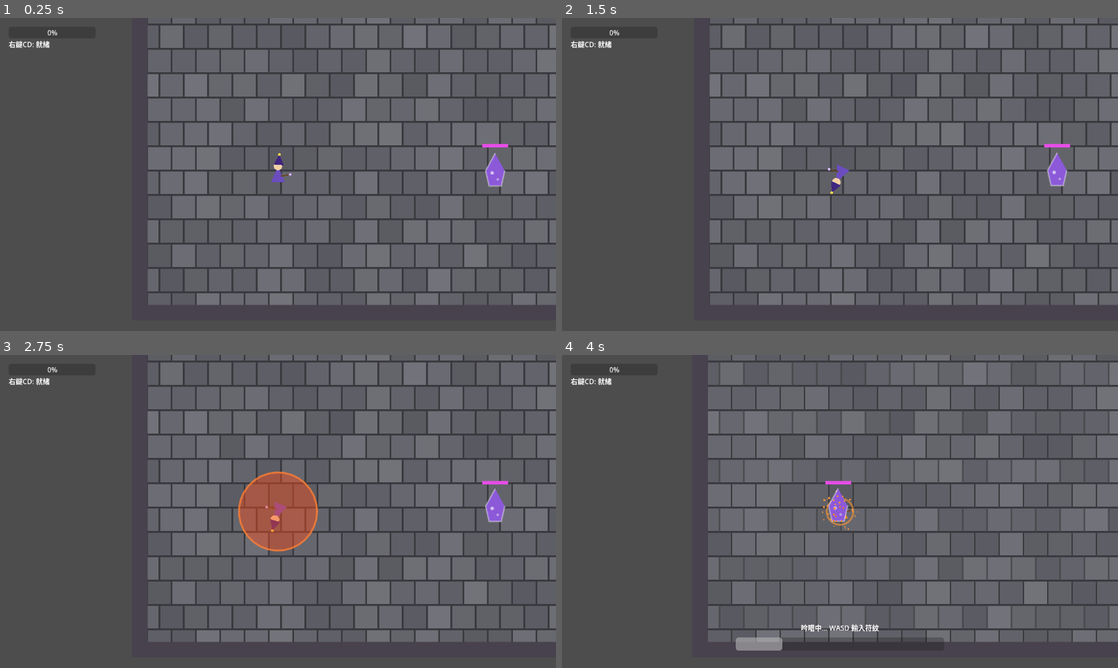
Above: before the commit, frames 1-4 (two rows, left to right).
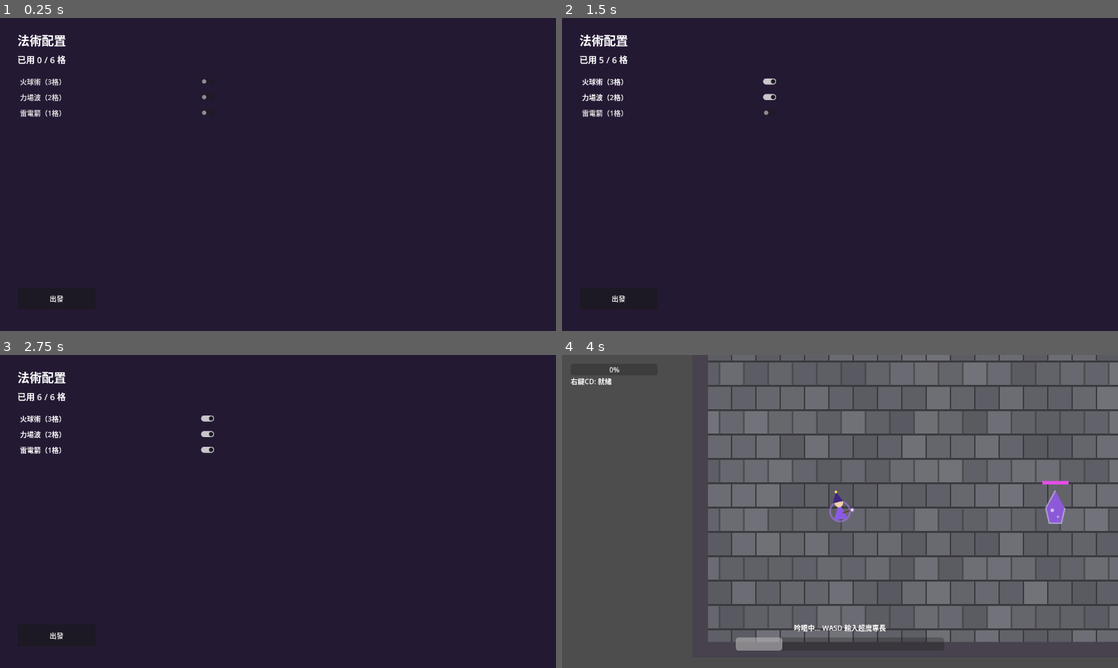
Above: after the commit, the same moments.

Repository: imo-ininder/spellcraft-poc
Game: Godot game, scene res://scenes/Lobby.tscn
Same seed, same stepped clock (60 frames per second), same inputs: the game is played once before the commit and once after it. Before the commit the project starts from res://scenes/Main.tscn.
Inputs (mouse positions are in pixels of both pictures, inside the frame that each line leads up to):
- Up to frame 1 (0.25 s): no input
- Up to frame 2 (1.5 s): click (678, 80) at 0.5 s, where only the run after the commit has a clickable "火球術（3格）"; click (678, 96) at 1.25 s, where only the run after the commit has a clickable "力場波（2格）"
- Up to frame 3 (2.75 s): click (116, 448) at 2 s, where only the run after the commit has a clickable "雷電箭（1格）"
- Up to frame 4 (4 s): click (617, 636) at 2.75 s, where only the run after the commit has a clickable "出發"; tap Enter at 3.5 s; move the mouse to (962, 495) at 3.52 s; press the mouse at (962, 495) at 3.53 s; hold D (move_right) from 3.53 s (still down); tap Space at 3.77 s

The runs differ from the first frame. In frame 1, 100% of the frame differs, in the area x 0-100%, y 0-100%; in frame 2, 100%; in frame 3, 100%; in frame 4, 1.0%.

Commit message:
Rename runes to Arcane Feats, add fixed 6-slot spell loadout + Lobby
- Rename rune system to "Arcane Feats": innate passive abilities any
  equipped spell can benefit from, not something bound to a specific
  spell. RUNE_COMBOS -> ARCANE_FEATS, rune_added -> feat_added, UI
  text and node names updated to match.
- Add Spell.slot_cost and a fixed 6-slot loadout budget (Fireball=3,
  ForceWave=2, LightningBolt=1 — exactly fills 6).
- Add GameState autoload: spell catalog, equipped_spells shared across
  scenes, falls back to the full catalog when empty so Main.tscn still
  works standalone without going through the Lobby first.
- Add Lobby scene: checkbox list per spell, over-budget selections are
  rejected immediately with a red flash instead of allowing an
  over-budget state. "Depart" writes GameState and loads Main.tscn.
- Player.gd now reads equipped_spells from GameState instead of a
  hardcoded 3-spell preload array; spell wheel's angle math already
  supported arbitrary slot counts, verified for N=6 with a throwaway
  headless script.
- project.godot main scene now points to Lobby.tscn.
- Update DESIGN.md/DEMO_GOALS.md/CLAUDE.md to reflect the rename and
  the "configure spells, not feats" scope correction.

Diff:
--- a/project.godot
+++ b/project.godot
@@ -11,7 +11,7 @@
 [application]
 
 config/name="Spellcraft PoC"
-run/main_scene="res://scenes/Main.tscn"
+run/main_scene="res://scenes/Lobby.tscn"
 config/features=PackedStringArray("4.6", "GL Compatibility")
 
 [display]
@@ -52,6 +52,10 @@
 ]
 }
 
+[autoload]
+
+GameState="*res://scripts/state/GameState.gd"
+
 [rendering]
 
 renderer/rendering_method="gl_compatibility"
--- a/resources/spells/Fireball.tres
+++ b/resources/spells/Fireball.tres
@@ -21,5 +21,6 @@
 display_name = "火球術"
 cast_time = 2.0
 max_range = 500.0
+slot_cost = 3
 delivery = SubResource("Resource_delivery")
 base_effects = Array[ExtResource("4_spelleffect")]([SubResource("Resource_damage")])
--- a/resources/spells/ForceWave.tres
+++ b/resources/spells/ForceWave.tres
@@ -22,5 +22,6 @@
 display_name = "力場波"
 cast_time = 1.2
 max_range = 140.0
+slot_cost = 2
 delivery = SubResource("Resource_delivery")
 base_effects = Array[ExtResource("4_spelleffect")]([SubResource("Resource_damage")])
--- a/resources/spells/LightningBolt.tres
+++ b/resources/spells/LightningBolt.tres
@@ -29,5 +29,6 @@
 display_name = "雷電箭"
 cast_time = 1.5
 max_range = 1800.0
+slot_cost = 1
 delivery = SubResource("Resource_delivery")
 base_effects = Array[ExtResource("6_spelleffect")]([SubResource("Resource_damage")])
--- /dev/null
+++ b/scenes/Lobby.tscn
@@ -0,0 +1,42 @@
+[gd_scene load_steps=2 format=3]
+
+[ext_resource type="Script" path="res://scripts/Lobby.gd" id="1"]
+
+[node name="Lobby" type="Node2D"]
+script = ExtResource("1")
+
+[node name="Background" type="ColorRect" parent="."]
+offset_right = 1280.0
+offset_bottom = 720.0
+color = Color(0.14, 0.1, 0.2, 1)
+
+[node name="UI" type="CanvasLayer" parent="."]
+
+[node name="TitleLabel" type="Label" parent="UI"]
+offset_left = 40.0
+offset_top = 30.0
+offset_right = 500.0
+offset_bottom = 70.0
+theme_override_font_sizes/font_size = 28
+text = "法術配置"
+
+[node name="SlotLabel" type="Label" parent="UI"]
+offset_left = 40.0
+offset_top = 80.0
+offset_right = 400.0
+offset_bottom = 110.0
+theme_override_font_sizes/font_size = 20
+text = "已用 0 / 6 格"
+
+[node name="SpellList" type="VBoxContainer" parent="UI"]
+offset_left = 40.0
+offset_top = 130.0
+offset_right = 500.0
+offset_bottom = 500.0
+
+[node name="DepartButton" type="Button" parent="UI"]
+offset_left = 40.0
+offset_top = 620.0
+offset_right = 220.0
+offset_bottom = 670.0
+text = "出發"
--- a/scenes/Main.tscn
+++ b/scenes/Main.tscn
@@ -60,7 +60,7 @@
 offset_bottom = 680.0
 show_percentage = false
 
-[node name="RuneContainer" type="HBoxContainer" parent="UI"]
+[node name="FeatContainer" type="HBoxContainer" parent="UI"]
 offset_left = 400.0
 offset_top = 685.0
 offset_right = 880.0
--- /dev/null
+++ b/scripts/Lobby.gd
@@ -0,0 +1,60 @@
+extends Node2D
+
+## 大廳：玩家在固定 GameState.TOTAL_SLOTS 格預算內勾選要帶上戰場的法術（DEMO_GOALS.md §2.5、§7.2）。
+## 超過預算時不是「允許但不能出發」，是直接不給勾——按下的瞬間立刻反紅閃一下再彈回未勾選狀態。
+
+@onready var slot_label: Label = $UI/SlotLabel
+@onready var spell_list: VBoxContainer = $UI/SpellList
+@onready var depart_button: Button = $UI/DepartButton
+
+var selected: Array[Spell] = []
+var buttons_by_spell: Dictionary = {}
+
+func _ready() -> void:
+	# 重新進大廳時沿用上次配置，而不是每次都清空重選
+	selected = GameState.equipped_spells.duplicate()
+	for spell in GameState.get_catalog():
+		_add_spell_row(spell)
+	depart_button.pressed.connect(_on_depart_pressed)
+	_update_slot_label()
+
+func _used_slots() -> int:
+	var total := 0
+	for spell in selected:
+		total += spell.slot_cost
+	return total
+
+func _add_spell_row(spell: Spell) -> void:
+	var button := CheckButton.new()
+	button.text = "%s（%d格）" % [spell.display_name, spell.slot_cost]
+	button.button_pressed = spell in selected
+	button.toggled.connect(_on_spell_toggled.bind(spell, button))
+	spell_list.add_child(button)
+	buttons_by_spell[spell] = button
+
+func _on_spell_toggled(pressed: bool, spell: Spell, button: CheckButton) -> void:
+	if pressed:
+		if _used_slots() + spell.slot_cost > GameState.TOTAL_SLOTS:
+			# 格數不夠：拒絕這次勾選，反紅閃一下再彈回未勾選
+			button.set_pressed_no_signal(false)
+			_flash_reject(button)
+			return
+		selected.append(spell)
+	else:
+		selected.erase(spell)
+	_update_slot_label()
+
+func _flash_reject(button: CheckButton) -> void:
+	var base_color := button.modulate
+	button.modulate = Color(1.0, 0.35, 0.35)
+	var tween := create_tween()
+	tween.tween_property(button, "modulate", base_color, 0.35)
+
+func _update_slot_label() -> void:
+	var used := _used_slots()
+	slot_label.text = "已用 %d / %d 格" % [used, GameState.TOTAL_SLOTS]
+	slot_label.modulate = Color(1, 0.4, 0.4) if used > GameState.TOTAL_SLOTS else Color(1, 1, 1)
+
+func _on_depart_pressed() -> void:
+	GameState.equipped_spells = selected.duplicate()
+	get_tree().change_scene_to_file("res://scenes/Main.tscn")
--- a/scripts/Main.gd
+++ b/scripts/Main.gd
@@ -2,7 +2,7 @@
 
 @onready var player := $Player
 @onready var cast_bar: ProgressBar = $UI/CastBar
-@onready var rune_container: HBoxContainer = $UI/RuneContainer
+@onready var feat_container: HBoxContainer = $UI/FeatContainer
 @onready var combo_label: Label = $UI/ComboLabel
 @onready var cd_bar: ProgressBar = $UI/CDBar
 @onready var cd_label: Label = $UI/CDLabel
@@ -12,7 +12,7 @@
 	player.cast_started.connect(_on_cast_started)
 	player.cast_progress.connect(_on_cast_progress)
 	player.cast_ended.connect(_on_cast_ended)
-	player.rune_added.connect(_on_rune_added)
+	player.feat_added.connect(_on_feat_added)
 	player.combo_failed.connect(_on_combo_failed)
 	player.rightclick_cd_updated.connect(_on_cd_updated)
 	player.spell_wheel_opened.connect(_on_wheel_opened)
@@ -34,9 +34,9 @@
 func _on_cast_started() -> void:
 	cast_bar.visible = true
 	cast_bar.value = 0
-	for child in rune_container.get_children():
+	for child in feat_container.get_children():
 		child.queue_free()
-	combo_label.text = "吟唱中... WASD 輸入符紋"
+	combo_label.text = "吟唱中... WASD 輸入超魔專長"
 	combo_label.modulate = Color(1, 1, 1)
 
 func _on_cast_progress(ratio: float) -> void:
@@ -46,16 +46,16 @@
 	cast_bar.visible = false
 	combo_label.text = ""
 
-func _on_rune_added(rune_data) -> void:
+func _on_feat_added(feat_data) -> void:
 	var label := Label.new()
-	label.text = rune_data.get("label", "?")
-	label.modulate = rune_data.get("color", Color.WHITE)
-	rune_container.add_child(label)
-	combo_label.text = "符紋成功！"
+	label.text = feat_data.get("label", "?")
+	label.modulate = feat_data.get("color", Color.WHITE)
+	feat_container.add_child(label)
+	combo_label.text = "超魔專長成功！"
 	combo_label.modulate = Color(0.4, 1, 0.5)
 
 func _on_combo_failed() -> void:
-	combo_label.text = "符紋失敗，重新輸入"
+	combo_label.text = "超魔專長失敗，重新輸入"
 	combo_label.modulate = Color(1, 0.3, 0.3)
 
 func _on_cd_updated(ratio: float) -> void:
--- a/scripts/entities/Player.gd
+++ b/scripts/entities/Player.gd
@@ -2,6 +2,7 @@
 
 func _ready() -> void:
 	add_to_group("player")
+	equipped_spells = GameState.get_equipped_or_default()
 	equipped_spell = equipped_spells[0]
 
 const SPEED := 260.0
@@ -21,12 +22,9 @@
 ## 上一次 WASD 有輸入時的方向，Dash 站著不動時用這個當衝刺方向
 var last_move_direction := Vector2.DOWN
 
-## 目前裝備的 3 把法術，固定順序對應輪盤三格。還沒有大廳裝備系統（DEMO_GOALS.md §2.5），先用這份清單代替。
-var equipped_spells: Array[Spell] = [
-	preload("res://resources/spells/Fireball.tres"),
-	preload("res://resources/spells/ForceWave.tres"),
-	preload("res://resources/spells/LightningBolt.tres"),
-]
+## 目前裝備的法術，順序對應輪盤各格，由 GameState.equipped_spells（大廳配置結果）在 _ready() 填入。
+## 數量不固定（DEMO_GOALS.md §2.5 的格數預算允許任意把數塞滿 6 格），輪盤的角度公式本來就支援任意數量。
+var equipped_spells: Array[Spell] = []
 var equipped_spell: Spell
 
 ## 法術切換輪盤狀態（DEMO_GOALS.md §3）：按住 Ctrl 彈出，子彈時間，滑鼠角度決定選中哪一格，
@@ -40,8 +38,8 @@
 signal spell_wheel_hover_changed(index)
 signal spell_wheel_closed(selected_index)
 
-# 符紋組合表：按鍵序列 -> 效果。序列越長/越難打，效果越強。
-const RUNE_COMBOS := {
+# 超魔專長組合表：按鍵序列 -> 效果。序列越長/越難打，效果越強。角色天生就會全部，Demo 階段固定不解鎖。
+const ARCANE_FEATS := {
 	"UU": {"label": "+傷害", "color": Color(1, 0.3, 0.3), "damage_mult": 0.5},
 	"UDU": {"label": "+強力傷害", "color": Color(1, 0.1, 0.6), "damage_mult": 1.2},
 	"UULR": {"label": "+終極爆發", "color": Color(1, 0.8, 0.1), "damage_mult": 1.8},
@@ -59,12 +57,12 @@
 var is_casting := false
 var cast_timer := 0.0
 ## 吟唱速度調整值的總和，0.0＝正常，+1.0＝+100%。實際吟唱時長＝base_cast_time / (1 + cast_speed_bonus)，
-## 不是直接線性扣減——`RR`/`LL` 符紋在吟唱途中即時調整，不是套在發射數值上
+## 不是直接線性扣減——`RR`/`LL` 超魔專長在吟唱途中即時調整，不是套在發射數值上
 var cast_speed_bonus := 0.0
 var combo_buffer := ""
 var pending_combo := ""
 var combo_last_input_time := 0.0
-var accumulated_runes: Array = []
+var accumulated_feats: Array = []
 var rightclick_cd_timer := 0.0
 var fail_flash_timer := 0.0
 var success_flash_timer := 0.0
@@ -75,7 +73,7 @@
 signal cast_started
 signal cast_progress(ratio)
 signal cast_ended
-signal rune_added(rune_data)
+signal feat_added(feat_data)
 signal combo_failed
 signal rightclick_cd_updated(ratio)
 
@@ -245,9 +243,9 @@
 	combo_last_input_time = now
 	var attempt := combo_buffer + key
 
-	var is_exact := RUNE_COMBOS.has(attempt)
+	var is_exact := ARCANE_FEATS.has(attempt)
 	var has_longer_prefix := false
-	for combo in RUNE_COMBOS.keys():
+	for combo in ARCANE_FEATS.keys():
 		if combo.length() > attempt.length() and combo.begins_with(attempt):
 			has_longer_prefix = true
 			break
@@ -269,16 +267,16 @@
 	_fail_combo()
 
 func _commit_combo(key_string: String) -> void:
-	var rune = RUNE_COMBOS[key_string]
-	accumulated_runes.append(rune)
-	rune_added.emit(rune)
+	var feat = ARCANE_FEATS[key_string]
+	accumulated_feats.append(feat)
+	feat_added.emit(feat)
 	success_flash_timer = 0.2
 	combo_buffer = ""
 	pending_combo = ""
-	if rune.has("cast_speed_bonus"):
-		# clamp 在 -0.9，避免疊加太多減速符紋讓 (1+cast_speed_bonus) 變成 0 或負數、讀條卡死或倒退
-		cast_speed_bonus = max(cast_speed_bonus + float(rune["cast_speed_bonus"]), -0.9)
-	MagicFX.spawn_burst(get_tree().current_scene, global_position + Vector2(0, -24), rune.get("color", Color.WHITE), 14, 160.0)
+	if feat.has("cast_speed_bonus"):
+		# clamp 在 -0.9，避免疊加太多減速專長讓 (1+cast_speed_bonus) 變成 0 或負數、讀條卡死或倒退
+		cast_speed_bonus = max(cast_speed_bonus + float(feat["cast_speed_bonus"]), -0.9)
+	MagicFX.spawn_burst(get_tree().current_scene, global_position + Vector2(0, -24), feat.get("color", Color.WHITE), 14, 160.0)
 
 func _fail_combo() -> void:
 	combo_buffer = ""
@@ -293,7 +291,7 @@
 	cast_speed_bonus = 0.0
 	combo_buffer = ""
 	pending_combo = ""
-	accumulated_runes.clear()
+	accumulated_feats.clear()
 	cast_started.emit()
 
 func _cancel_casting() -> void:
@@ -302,13 +300,13 @@
 
 func _finish_casting() -> void:
 	is_casting = false
-	_fire_spell(accumulated_runes)
+	_fire_spell(accumulated_feats)
 	cast_ended.emit()
 
-func _rune_to_effects(rune: Dictionary) -> Array:
+func _feat_to_effects(feat: Dictionary) -> Array:
 	var effects: Array = []
-	if rune.has("damage_mult"):
-		effects.append(DamageEffect.new(0.0, 0.0, float(rune["damage_mult"])))
+	if feat.has("damage_mult"):
+		effects.append(DamageEffect.new(0.0, 0.0, float(feat["damage_mult"])))
 	return effects
 
 func _base_stats() -> Dictionary:
@@ -317,10 +315,10 @@
 		effect.apply(stats)
 	return stats
 
-func _fire_spell(runes: Array) -> void:
+func _fire_spell(feats: Array) -> void:
 	var stats := _base_stats()
-	for r in runes:
-		for effect in _rune_to_effects(r):
+	for f in feats:
+		for effect in _feat_to_effects(f):
 			effect.apply(stats)
 	var dir := (get_global_mouse_position() - global_position).normalized()
 	equipped_spell.delivery.fire(self, dir, stats, equipped_spell.max_range)
--- a/scripts/spells/Spell.gd
+++ b/scripts/spells/Spell.gd
@@ -6,5 +6,7 @@
 @export var icon: Texture2D
 @export var cast_time: float = 2.0
 @export var max_range: float = 650.0
+## 大廳法術格系統用：角色固定 6 格，裝備這把法術要佔用幾格（DEMO_GOALS.md §2.5）
+@export var slot_cost: int = 1
 @export var delivery: SpellDelivery
 @export var base_effects: Array[SpellEffect] = []
--- /dev/null
+++ b/scripts/state/GameState.gd
@@ -0,0 +1,31 @@
+extends Node
+
+## 跨場景（大廳／戰鬥）共用的角色裝備狀態。Autoload 單例，見 project.godot [autoload]。
+
+## 角色固定法術格總數（DEMO_GOALS.md §2.5）。Demo 階段固定值，不受裝備/升級影響。
+const TOTAL_SLOTS := 6
+
+## 法術總表：目前有哪些法術存在。新增法術時只需要改這裡，大廳/輪盤都會自動反映。
+const CATALOG: Array[String] = [
+	"res://resources/spells/Fireball.tres",
+	"res://resources/spells/ForceWave.tres",
+	"res://resources/spells/LightningBolt.tres",
+]
+
+## 玩家在大廳選好、要帶上戰場的法術。戰鬥場景（Player.gd）讀這份清單；大廳（Lobby.gd）負責寫入。
+## 空陣列代表「還沒經過大廳配置」——Player.gd 會 fallback 成 default_loadout()，
+## 讓直接在 editor 開 Main.tscn 測試的工作流程不會因為跳過大廳而壞掉。
+var equipped_spells: Array[Spell] = []
+
+func get_catalog() -> Array[Spell]:
+	var spells: Array[Spell] = []
+	for path in CATALOG:
+		spells.append(load(path))
+	return spells
+
+## equipped_spells 為空時的 fallback：帶上全部法術（目前 3 把恰好佔滿 6 格）。
+func default_loadout() -> Array[Spell]:
+	return get_catalog()
+
+func get_equipped_or_default() -> Array[Spell]:
+	return equipped_spells if not equipped_spells.is_empty() else default_loadout()
Not shown, added: scripts/Lobby.gd.uid
Not shown, added: scripts/state/GameState.gd.uid
Not shown, changed: CLAUDE.md
Not shown, changed: docs/DEMO_GOALS.md
Not shown, changed: docs/DESIGN.md
